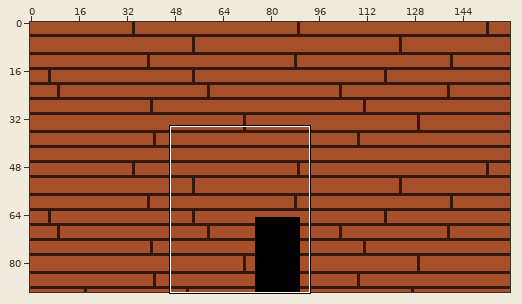
Sprite sheet -- CoCoJam2021/Assets/Art/floor_prog.png. Above, an overview of the earlier version with the close-up marked.
Close-up. The starting point:
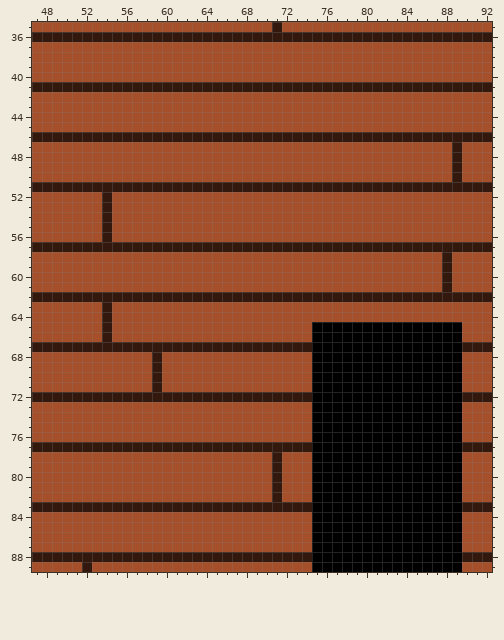
The file is 160x90 pixels. Shown: x 47..92, y 35..89. The commit also changed other parts of the picture, which this record leaves out.
After the commit:
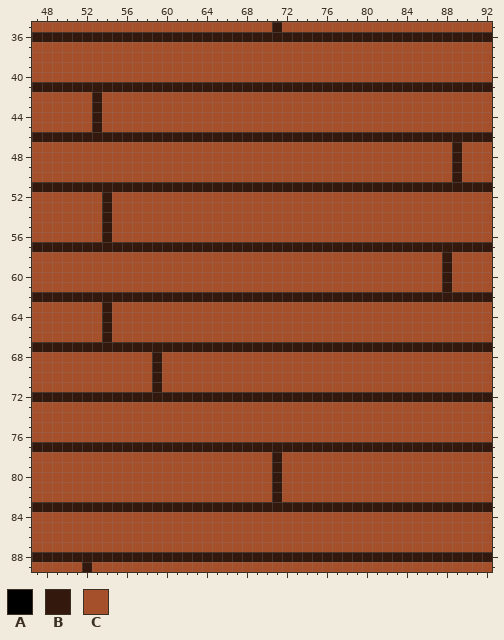
Palette (. is transparent): A #000000  B #33180d  C #a54f2b
Change:
The author changed colour A to colour B in row 67 at x 75 to 89; in row 72 at x 75 to 89; in row 77 at x 75 to 89; in row 83 at x 75 to 89; in row 88 at x 75 to 89.
The author changed colour C to colour B in rows 42 to 45 at x 53.
The author changed colour A to colour C in rows 65 to 66 at x 75 to 89; in rows 68 to 71 at x 75 to 89; in rows 73 to 76 at x 75 to 89; in rows 78 to 82 at x 75 to 89; in rows 84 to 87 at x 75 to 89; in row 89 at x 75 to 89.
Changed places in both close-ups, as pixel boxes (x1, y1, x2, y2):
changed: (92, 92, 102, 132)
changed: (312, 322, 462, 572)
